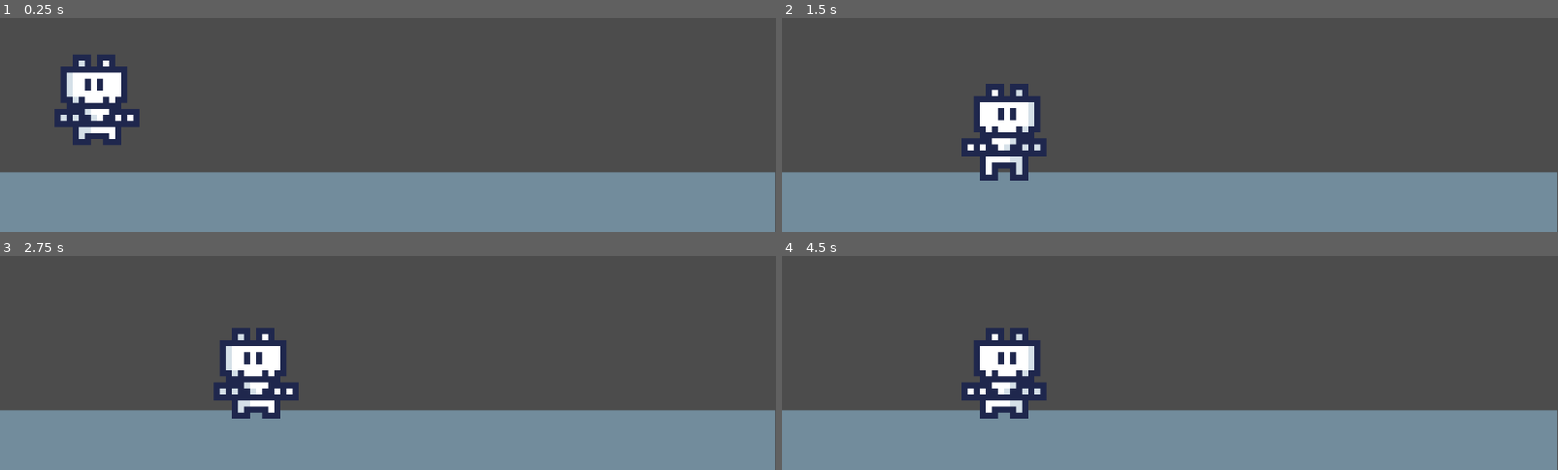
Above: before the commit, frames 1-4 (two rows, left to right).
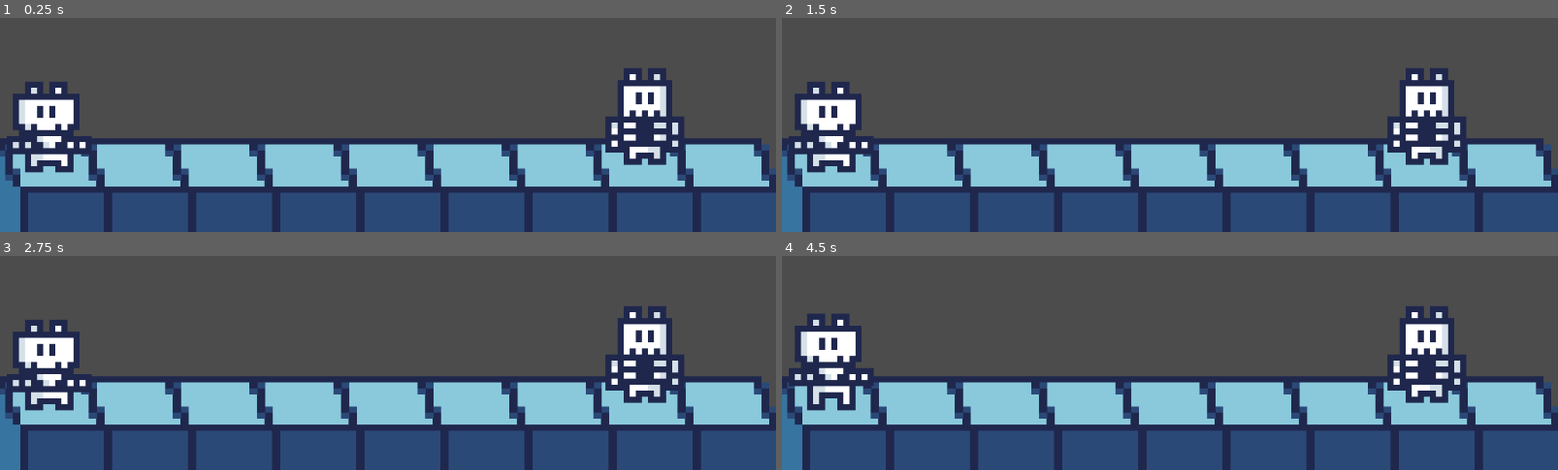
Above: after the commit, the same moments.

Repository: jdbuenol/DeathBunny
Game: Godot game, scene res://testing/TestingLevel.tscn
The game is run twice, just before and just after one commit, with the same random seed, the same clock (stepped at 60 frames per second) and the same inputs.
Inputs (mouse positions are in pixels of both pictures, inside the frame that each line leads up to):
- Up to frame 1 (0.25 s): no input
- Up to frame 2 (1.5 s): move the mouse to (outside the picture) at 0.52 s; hold Right (ui_right) 0.53-1.28 s; move the mouse to (1014, 28) at 1.27 s; hold Left (ui_left) from 1.28 s (still down)
- Up to frame 3 (2.75 s): move the mouse to (outside the picture) at 2.02 s; release Left (ui_left) at 2.03 s; hold Right (ui_right) from 2.03 s (still down)
- Up to frame 4 (4.5 s): move the mouse to (1131, 333) at 2.77 s; move the mouse to (1402, 311) at 3.52 s; release Right (ui_right) at 3.53 s; hold Left (ui_left) from 3.53 s (still down); move the mouse to (outside the picture) at 4.27 s

The runs differ from the first frame. In frame 1, 51% of the frame differs, in the area x 0-100%, y 17-100%; in frame 2, 50%; in frame 3, 50%; in frame 4, 50%.

Commit message:
Progress in basic structurure

Diff:
--- /dev/null
+++ b/cards/AttackCards/basicAttack/BasicAttack.gd
@@ -0,0 +1,20 @@
+extends TextureButton
+
+var effect_on_tiles : String = "direct"
+var type : String = "attack"
+
+func _ready():
+	$ColorRect.visible = false
+
+func _physics_process(_delta):
+	if hovered():
+		$ColorRect.visible = true
+	else:
+		$ColorRect.visible = false
+
+func hovered() -> bool:
+	var mouse_pos : Vector2 = get_global_mouse_position()
+	if mouse_pos.x > rect_global_position.x and mouse_pos.x < rect_global_position.x + 96:
+		if mouse_pos.y > rect_global_position.y and mouse_pos.y < rect_global_position.y + 128:
+			return true
+	return false
--- /dev/null
+++ b/cards/AttackCards/basicAttack/BasicAttack.tscn
@@ -0,0 +1,26 @@
+[gd_scene load_steps=3 format=2]
+
+[ext_resource path="res://cards/AttackCards/basicAttack/AttackCards-1.png.png" type="Texture" id=1]
+[ext_resource path="res://cards/AttackCards/basicAttack/BasicAttack.gd" type="Script" id=2]
+
+[node name="BasicAttack" type="TextureButton"]
+margin_right = 24.0
+margin_bottom = 32.0
+rect_scale = Vector2( 4, 4 )
+texture_normal = ExtResource( 1 )
+texture_pressed = ExtResource( 1 )
+texture_hover = ExtResource( 1 )
+texture_disabled = ExtResource( 1 )
+texture_focused = ExtResource( 1 )
+script = ExtResource( 2 )
+__meta__ = {
+"_edit_use_anchors_": false
+}
+
+[node name="ColorRect" type="ColorRect" parent="."]
+modulate = Color( 1, 1, 1, 0.2 )
+margin_right = 24.0
+margin_bottom = 32.0
+__meta__ = {
+"_edit_use_anchors_": false
+}
--- /dev/null
+++ b/enemies/skel-enemie/SkelEnemie.gd
@@ -0,0 +1,13 @@
+extends AnimatedSprite
+
+var hp : int
+var initial_pos : int
+var current_pos : int
+
+#This executes at the start of the scene
+func _ready():
+	randomize()
+	hp = int(rand_range(4, 9))
+	initial_pos = int(rand_range(5, 10))
+	current_pos = initial_pos
+	play("Idle")
--- /dev/null
+++ b/enemies/skel-enemie/SkelEnemie.tscn
@@ -0,0 +1,23 @@
+[gd_scene load_steps=5 format=2]
+
+[ext_resource path="res://enemies/skel-enemie/skel-enemie-1.png(1).png" type="Texture" id=1]
+[ext_resource path="res://enemies/skel-enemie/SkelEnemie.gd" type="Script" id=2]
+
+[sub_resource type="AtlasTexture" id=1]
+atlas = ExtResource( 1 )
+region = Rect2( 0, 0, 16, 16 )
+
+[sub_resource type="SpriteFrames" id=2]
+animations = [ {
+"frames": [ SubResource( 1 ) ],
+"loop": true,
+"name": "Idle",
+"speed": 5.0
+} ]
+
+[node name="SkelEnemie" type="AnimatedSprite"]
+scale = Vector2( 8, 8 )
+frames = SubResource( 2 )
+animation = "Idle"
+flip_h = true
+script = ExtResource( 2 )
--- a/skelbunny/SkelBunny.gd
+++ b/skelbunny/SkelBunny.gd
@@ -1,28 +1,5 @@
-extends KinematicBody2D
-
-#Movement constants
-const FLOOR : Vector2 = Vector2(0, -1)
-const GRAVITY : int = 160
-const SPEED : int = 300
-
-#Vector for movmenet
-var movement : Vector2 = Vector2(0, 0)
+extends AnimatedSprite
 
 #This executes at the start of the scene
 func _ready():
-	$AnimatedSprite.play("Idle")
-
-#This executes every frame
-func _physics_process(_delta):
-
-	#Movement and input check
-	movement.y = GRAVITY
-	if Input.is_action_pressed("ui_left"):
-		movement.x = -SPEED
-		$AnimatedSprite.flip_h = true
-	elif Input.is_action_pressed("ui_right"):
-		movement.x = SPEED
-		$AnimatedSprite.flip_h = false
-	else:
-		movement.x = 0
-	movement = move_and_slide(movement, FLOOR)
+	play("Idle")
--- a/skelbunny/SkelBunny.tscn
+++ b/skelbunny/SkelBunny.tscn
@@ -16,19 +16,12 @@
 "frames": [ SubResource( 1 ), SubResource( 2 ) ],
 "loop": true,
 "name": "Idle",
-"speed": 7.0
+"speed": 5.0
 } ]
 
-[sub_resource type="RectangleShape2D" id=4]
-extents = Vector2( 6.83362, 8.0299 )
-
-[node name="SkelBunny" type="KinematicBody2D"]
+[node name="SkelBunny" type="AnimatedSprite"]
 scale = Vector2( 8, 8 )
-script = ExtResource( 2 )
-
-[node name="AnimatedSprite" type="AnimatedSprite" parent="."]
 frames = SubResource( 3 )
 animation = "Idle"
-
-[node name="CollisionShape2D" type="CollisionShape2D" parent="."]
-shape = SubResource( 4 )
+frame = 1
+script = ExtResource( 2 )
--- /dev/null
+++ b/testing/TestingLevel.gd
@@ -0,0 +1,83 @@
+extends Node2D
+
+const SKEL_ENEMIE : PackedScene = preload("res://enemies/skel-enemie/SkelEnemie.tscn")
+const BASIC_ATTACK : PackedScene = preload("res://cards/AttackCards/basicAttack/BasicAttack.tscn")
+
+var all_cards : Dictionary = {
+	"basicAttack" : BASIC_ATTACK,
+}
+
+var battle_deck : Array = []
+var enemies : Array = []
+var battle_hand : Array = []
+
+#This executes at the start of the scene
+func _ready():
+
+	#Adding enemies
+	var skel_enemie : AnimatedSprite = SKEL_ENEMIE.instance()
+	enemies.append(skel_enemie)
+	for enemy in enemies:
+		add_child(enemy)
+		enemy.global_position.x = 77.352 + 110 * (enemy.initial_pos - 1)
+		enemy.global_position.y = 446.848
+
+	#Loading deck
+	var deck = File.new()
+	if not deck.file_exists("user://deck.save"):
+		return
+	deck.open("user://deck.save", File.READ)
+	while deck.get_position() < deck.get_len():
+		var current_line : Array = deck.get_line().split(" ", false)
+		for _x in range(0, int(current_line[1])):
+			battle_deck.append(all_cards[current_line[0]].instance())
+
+	#Start the battle
+	start_turn()
+
+#This executes at the start of every turn
+func start_turn():
+	battle_hand = []
+	var x : int = int(rand_range(0, battle_deck.size()))
+	while len(battle_hand) < 5:
+		while battle_deck[x] in battle_hand:
+			x = int(rand_range(0, battle_deck.size()))
+		var current_card : TextureButton = battle_deck[x]
+		battle_hand.append(current_card)
+		add_child(current_card)
+		current_card.rect_global_position = $DeckPosition.global_position
+		$DeckPosition.global_position.x += 110
+
+#This function return the nearest enemy
+func get_nearest_enemy() -> AnimatedSprite:
+	var nearest_enemy : AnimatedSprite
+	var nearest_pos : int = 10
+	for enemy in enemies:
+		if enemy.current_pos < nearest_pos:
+			nearest_enemy = enemy
+			nearest_pos = enemy.current_pos
+	return nearest_enemy
+
+#This function executes when you hover an attack card
+#It will shadow the tiles affected by said card
+func affect_tiles(type : String):
+	if type == "direct":
+		var max_pos : int = get_nearest_enemy().current_pos
+		for x in range(2, max_pos + 1):
+			get_node("tile" + String(x)).modulate = Color(1, 0.265625, 0.265625, 1)
+	elif type == "nothing":
+		for x in range(1, 10):
+			get_node("tile" + String(x)).modulate = Color(1, 1, 1, 1)
+
+#This executes at the start of every frame
+func _physics_process(_delta):
+
+	#Check if there is a hovered card and apply the effect of said hover
+	var tiles_affected : bool = false
+	for card in battle_hand:
+		if card.type == "attack" and card.hovered():
+			affect_tiles(card.effect_on_tiles)
+			tiles_affected = true
+			break
+	if !tiles_affected:
+		affect_tiles("nothing")
--- a/testing/TestingLevel.tscn
+++ b/testing/TestingLevel.tscn
@@ -1,23 +1,62 @@
-[gd_scene load_steps=4 format=2]
+[gd_scene load_steps=5 format=2]
 
-[ext_resource path="res://testing/gray-for-testing.png" type="Texture" id=1]
+[ext_resource path="res://tiles/basic-tiles-2.png.png" type="Texture" id=1]
 [ext_resource path="res://skelbunny/SkelBunny.tscn" type="PackedScene" id=2]
-
-[sub_resource type="RectangleShape2D" id=1]
-extents = Vector2( 513, 35.3564 )
+[ext_resource path="res://tiles/basic-tile-1.png.png" type="Texture" id=3]
+[ext_resource path="res://testing/TestingLevel.gd" type="Script" id=5]
 
 [node name="TestingLevel" type="Node2D"]
+script = ExtResource( 5 )
 
-[node name="StaticBody2D" type="StaticBody2D" parent="."]
-
-[node name="gray-for-testing" type="Sprite" parent="StaticBody2D"]
-position = Vector2( 511, 561.5 )
-scale = Vector2( 32, 2.53125 )
+[node name="tile1" type="Sprite" parent="."]
+position = Vector2( 77.4737, 539.644 )
+scale = Vector2( 10, 8 )
 texture = ExtResource( 1 )
 
-[node name="CollisionShape2D" type="CollisionShape2D" parent="StaticBody2D"]
-position = Vector2( 511.053, 567.368 )
-shape = SubResource( 1 )
+[node name="tile2" type="Sprite" parent="."]
+modulate = Color( 1, 0.992157, 0.992157, 1 )
+position = Vector2( 188.474, 539.644 )
+scale = Vector2( 10, 8 )
+texture = ExtResource( 3 )
+
+[node name="tile3" type="Sprite" parent="."]
+position = Vector2( 299.474, 539.644 )
+scale = Vector2( 10, 8 )
+texture = ExtResource( 3 )
+
+[node name="tile4" type="Sprite" parent="."]
+position = Vector2( 410.474, 539.644 )
+scale = Vector2( 10, 8 )
+texture = ExtResource( 3 )
+
+[node name="tile5" type="Sprite" parent="."]
+position = Vector2( 521.474, 539.644 )
+scale = Vector2( 10, 8 )
+texture = ExtResource( 3 )
+
+[node name="tile6" type="Sprite" parent="."]
+position = Vector2( 632.474, 539.644 )
+scale = Vector2( 10, 8 )
+texture = ExtResource( 3 )
+
+[node name="tile7" type="Sprite" parent="."]
+position = Vector2( 743.474, 539.644 )
+scale = Vector2( 10, 8 )
+texture = ExtResource( 3 )
+
+[node name="tile8" type="Sprite" parent="."]
+position = Vector2( 854.474, 539.644 )
+scale = Vector2( 10, 8 )
+texture = ExtResource( 3 )
+
+[node name="tile9" type="Sprite" parent="."]
+position = Vector2( 965, 539.644 )
+scale = Vector2( 10, 8 )
+texture = ExtResource( 3 )
 
 [node name="SkelBunny" parent="." instance=ExtResource( 2 )]
-position = Vector2( 128, 381 )
+position = Vector2( 65.4702, 456.67 )
+frame = 0
+
+[node name="DeckPosition" type="Position2D" parent="."]
+position = Vector2( 14.9641, 205.416 )
Binary file added: cards/AttackCards/basicAttack/AttackCards-1.png.png
Not shown, added: cards/AttackCards/basicAttack/AttackCards-1.png.png.import
Binary file added: enemies/skel-enemie/skel-enemie-1.png(1).png
Not shown, added: enemies/skel-enemie/skel-enemie-1.png(1).png.import
Not shown: 1 places in skelbunny/SkelBunny.tscn that only renumber resources
Binary file removed: testing/gray-for-testing.png
Binary file added: tiles/basic-tile-1.png.png
Not shown, changed: tiles/basic-tile-1.png.png.import
Not shown, added: tiles/basic-tiles-1.png.png.import
Binary file added: tiles/basic-tiles-2.png.png
Not shown, added: tiles/basic-tiles-2.png.png.import
